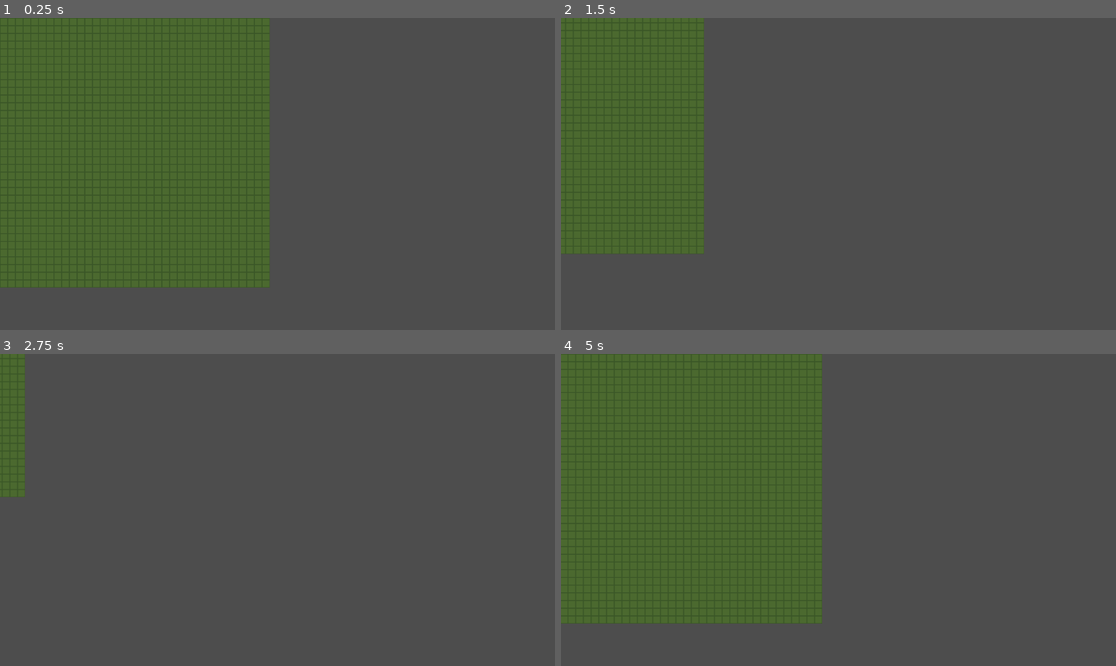
Above: before the commit, frames 1-4 (two rows, left to right).
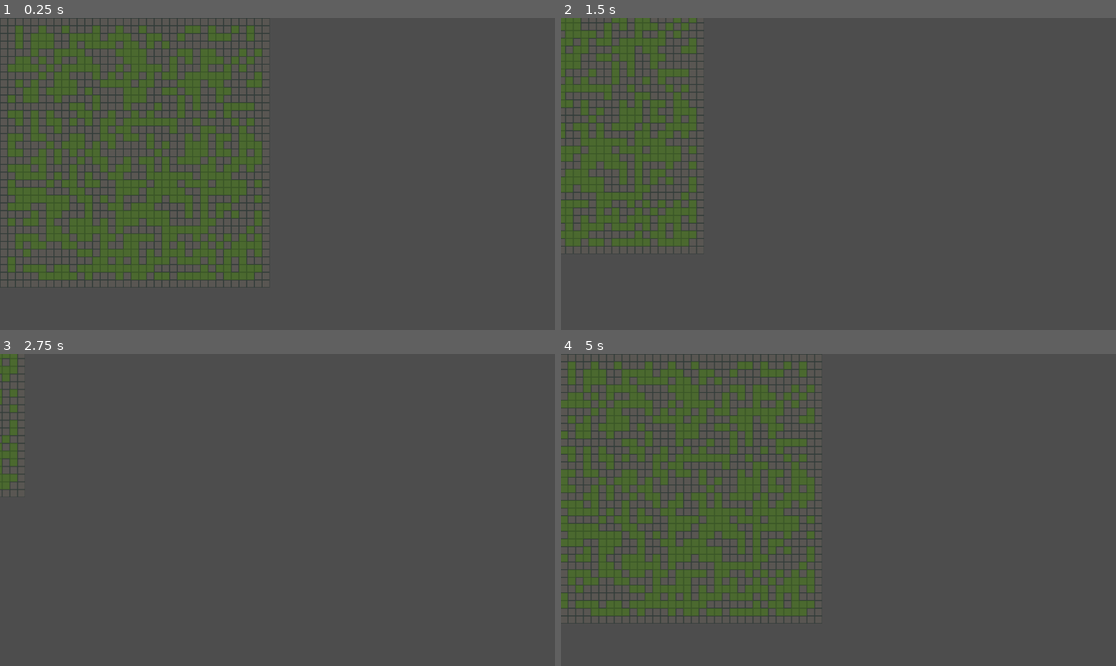
Above: after the commit, the same moments.

Repository: Roi-Eshuk/Godot_Generador_Cuevas
Game: Godot game, scene res://generador.tscn
Same seed, same stepped clock (60 frames per second), same inputs: the game is played once before the commit and once after it.
Inputs:
- Up to frame 1 (0.25 s): no input
- Up to frame 2 (1.5 s): tap Enter at 0.5 s; hold Right (ui_right) 0.53-1.28 s; hold Down (ui_down) from 1.28 s (still down)
- Up to frame 3 (2.75 s): release Down (ui_down) at 2.03 s; hold Right (ui_right) from 2.03 s (still down)
- Up to frame 4 (5 s): release Right (ui_right) at 2.78 s; hold Up (ui_up) 2.78-3.53 s; hold Left (ui_left) from 3.53 s (still down)

The runs differ from the first frame. In frame 1, 21% of the frame differs, in the area x 0-49%, y 0-87%; in frame 2, 9.2%; in frame 3, 1.3%; in frame 4, 20%.

Commit message:
Llenado aleatorio
Se agregó variables de densidad y generador de números aleatorios.

Se agregó la función de "tirar dado" y "llenar cueva".

Diff:
--- a/generador.gd
+++ b/generador.gd
@@ -12,12 +12,21 @@
 @export var alto: int = 35
 enum {vacio, lleno, vacio_procesar, lleno_procesar}
 
+#Llenado inicial
+@export var densidad: int = 50
+
+#Dado aleatorio
+var dado: RandomNumberGenerator = RandomNumberGenerator.new()
+@export var usar_semilla: bool = true
+@export var semilla: String = "Roi Eshuk"
+
 func _process(delta: float) -> void:
 	mover_camara(delta)
 
 func _ready() -> void:
 	formar_matriz(cueva, ancho, alto, 0)
 	formar_matriz(pivote, ancho, alto, 0)
+	llenar_cueva()
 	dibujar_cueva()
 
 func mover_camara(delta: float) -> void:
@@ -41,3 +50,26 @@
 		for x in range(ancho):
 			for y in range(alto):
 				mapa.set_cell(Vector2i(esquina_x + x, esquina_y + y), 0, Vector2i(matriz[x][y], 0))
+
+func llenar_cueva(matriz: Array = cueva) -> void:
+
+	tirar_dado()
+
+	var vaciar: int = 0
+	for x in range(ancho):
+		for y in range(alto):
+			matriz[x][y] = 0
+			if x == 0 or y == 0 or x == ancho - 1 or y == alto - 1:
+				matriz[x][y] = lleno
+			else:
+				vaciar = dado.randi_range(0, 100)
+				matriz[x][y] = vacio if vaciar > densidad else lleno
+
+func tirar_dado() -> void:
+	if usar_semilla:
+		if semilla.is_valid_int():
+			dado.seed = semilla.to_int()
+		else:
+			dado.seed = hash(semilla)
+	else:
+		dado.randomize()
